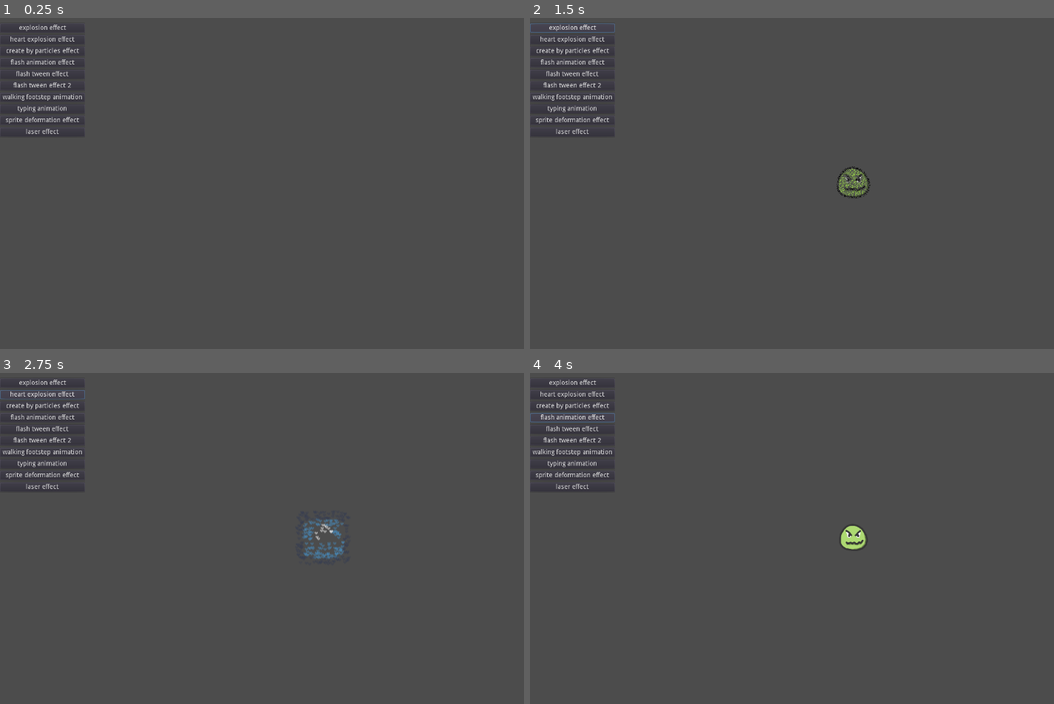
Above: before the commit, frames 1-4 (two rows, left to right).
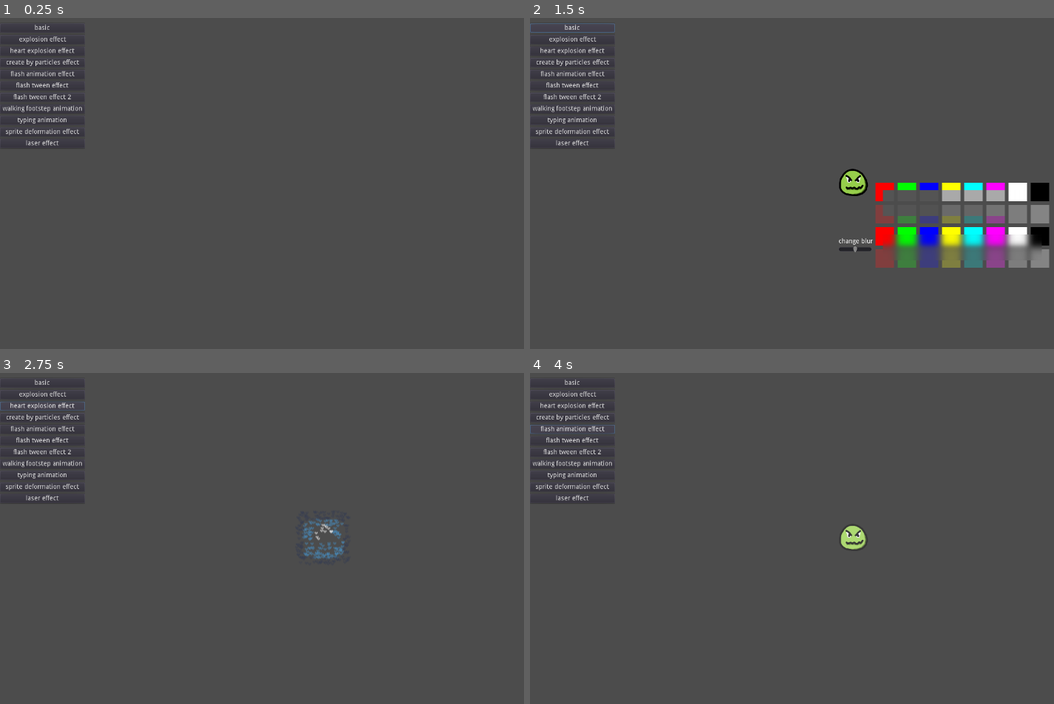
Above: after the commit, the same moments.

Repository: jttuboi/godot_projects_for_studies
Game: Godot game, scene res://World.tscn
Same seed, same stepped clock (60 frames per second), same inputs: the game is played once before the commit and once after it. The engine's default icon, where the game draws it, is replaced by a stand-in: a white triangle on a blue panel in a dark square.
Inputs (mouse positions are in pixels of both pictures, inside the frame that each line leads up to):
- Up to frame 1 (0.25 s): no input
- Up to frame 2 (1.5 s): click "explosion effect" at 0.5 s; click (571, 27) at 1.25 s, where only the run after the commit has a clickable "basic"
- Up to frame 3 (2.75 s): click "heart explosion effect" at 2 s
- Up to frame 4 (4 s): click "create by particles effect" at 2.75 s; click "flash animation effect" at 3.5 s

The runs differ from the first frame. In frame 1, 1.2% of the frame differs, in the area x 0-16%, y 2-39%; in frame 2, 7.9%, in the area x 0-100%, y 2-76%; in frame 3, 1.3%; in frame 4, 1.3%.

Commit message:
add some basic shader knowledge

Diff:
--- a/playground/World.gd
+++ b/playground/World.gd
@@ -1,7 +1,11 @@
 extends Node
 
 
-
+## https://kidscancode.org/godot_recipes/shaders/
+func _on_Basic_pressed():
+	_clear_container()
+	var scene = preload("res://basic/basic.tscn").instance()
+	_add_container(scene)
 
 
 ## https://www.youtube.com/watch?v=D7XSL0zBOwI
--- a/playground/World.tscn
+++ b/playground/World.tscn
@@ -35,70 +35,79 @@
 margin_bottom = 10.0
 rect_min_size = Vector2( 0, 10 )
 
-[node name="ExplosionEffect" type="Button" parent="Menu/_/_"]
+[node name="Basic" type="Button" parent="Menu/_/_"]
 margin_top = 15.0
 margin_right = 184.0
 margin_bottom = 35.0
+text = "basic"
+__meta__ = {
+"_edit_use_anchors_": false
+}
+
+[node name="ExplosionEffect" type="Button" parent="Menu/_/_"]
+margin_top = 40.0
+margin_right = 184.0
+margin_bottom = 60.0
 text = "explosion effect"
 
 [node name="HeartExplosionEffect" type="Button" parent="Menu/_/_"]
-margin_top = 40.0
+margin_top = 65.0
 margin_right = 184.0
-margin_bottom = 60.0
+margin_bottom = 85.0
 text = "heart explosion effect"
 
 [node name="CreationByParticlesEffect" type="Button" parent="Menu/_/_"]
-margin_top = 65.0
+margin_top = 90.0
 margin_right = 184.0
-margin_bottom = 85.0
+margin_bottom = 110.0
 text = "create by particles effect"
 
 [node name="FlashAnimationEffect" type="Button" parent="Menu/_/_"]
-margin_top = 90.0
+margin_top = 115.0
 margin_right = 184.0
-margin_bottom = 110.0
+margin_bottom = 135.0
 text = "flash animation effect"
 
 [node name="FlashTweenEffect" type="Button" parent="Menu/_/_"]
-margin_top = 115.0
+margin_top = 140.0
 margin_right = 184.0
-margin_bottom = 135.0
+margin_bottom = 160.0
 text = "flash tween effect"
 
 [node name="FlashTweenEffect2" type="Button" parent="Menu/_/_"]
-margin_top = 140.0
+margin_top = 165.0
 margin_right = 184.0
-margin_bottom = 160.0
+margin_bottom = 185.0
 text = "flash tween effect 2"
 
 [node name="WalkingFootstepAnimation" type="Button" parent="Menu/_/_"]
-margin_top = 165.0
+margin_top = 190.0
 margin_right = 184.0
-margin_bottom = 185.0
+margin_bottom = 210.0
 text = "walking footstep animation"
 
 [node name="TypingAnimation" type="Button" parent="Menu/_/_"]
-margin_top = 190.0
+margin_top = 215.0
 margin_right = 184.0
-margin_bottom = 210.0
+margin_bottom = 235.0
 text = "typing animation"
 
 [node name="SpriteDeformationEffect" type="Button" parent="Menu/_/_"]
-margin_top = 215.0
+margin_top = 240.0
 margin_right = 184.0
-margin_bottom = 235.0
+margin_bottom = 260.0
 text = "sprite deformation effect"
 
 [node name="LaserEffect" type="Button" parent="Menu/_/_"]
-margin_top = 240.0
+margin_top = 265.0
 margin_right = 184.0
-margin_bottom = 260.0
+margin_bottom = 285.0
 text = "laser effect"
 
 [node name="_2" type="Control" parent="Menu/_/_"]
-margin_top = 265.0
+margin_top = 290.0
 margin_right = 184.0
-margin_bottom = 275.0
+margin_bottom = 300.0
 rect_min_size = Vector2( 0, 10 )
 
 [node name="Container" type="Node2D" parent="."]
@@ -106,6 +115,7 @@
 [node name="ContainerCenter" type="Position2D" parent="."]
 position = Vector2( 700, 360 )
 
+[connection signal="pressed" from="Menu/_/_/Basic" to="." method="_on_Basic_pressed"]
 [connection signal="pressed" from="Menu/_/_/ExplosionEffect" to="." method="_on_ExplosionEffect_pressed"]
 [connection signal="pressed" from="Menu/_/_/HeartExplosionEffect" to="." method="_on_HeartExplosionEffect_pressed"]
 [connection signal="pressed" from="Menu/_/_/CreationByParticlesEffect" to="." method="_on_CreationByParticlesEffect_pressed"]
--- /dev/null
+++ b/playground/basic/basic.gd
@@ -0,0 +1,17 @@
+extends Node2D
+
+
+func _ready():
+	# to interact with shaders, you can use this
+	$Sprite.material.set_shader_param("radius", 0.5)
+	print($Sprite.material.get_shader_param("radius"))
+
+
+func _on_HSlider_value_changed(value: float):
+	$ApplyBlur/Control/ColorRect.material.set_shader_param("blur_amount", value)
+
+
+func _on_Basic_ready():
+	print("a")
+	$ApplyGreyscale/ColorRect.rect_position = position + Vector2(64, 16)
+	$ApplyBlur/Control.rect_position = position + Vector2(64, 112)
--- /dev/null
+++ b/playground/basic/basic.shader
@@ -0,0 +1,60 @@
+shader_type canvas_item;
+
+// THE VARIABLE IS SHOWING ON INSPECTOR OF PROPERTIES OF SHADER IN shader_param
+uniform float distanceBetween;
+// THE HINT_RANGE GIVES LIMIT FOR VARIABLE
+uniform float radius: hint_range(0, 1);
+
+// FRAGMENT AFFECT THE COLOR OF PIXELS
+void fragment() {
+//	//    R    G    B    A   -> COLOR
+//	vec4(1.0, 0.0, 0.0, 1.0);
+
+//	// ALL PIXELS OF SPRITE WILL SET TO RED COLOR
+//	COLOR = vec4(1.0, 0.0, 0.0, 1.0); // red color
+
+//	// UV ARE PIXELS COORDINATES NORMALIZED WITH VALUES (0,0) TOP-LEFT AND (1,1) BOTTOM-RIGHT
+//	// UV.x IN LEFT SIDE is = 0, SO COLOR IS vec4(0.0, 0.0, 0.0, 1.0)
+//	// UV.x IN RIGHT SIDE is = 1, SO COLOR IS vec4(1.0, 0.0, 0.0, 1.0)
+//	COLOR = vec4(UV.x, 0.0, 0.0, 1.0);
+
+//	// UV.x IN LEFT SIDE is = 0, SO COLOR IS vec4(0.0, 0.0, 0.0, 1.0) BLACK
+//	// UV.x IN RIGHT SIDE is = 1, SO COLOR IS vec4(1.0, 0.0, 0.0, 1.0) RED
+//	// (1.0 - UV.y) IN TOP SIDE is = 1, SO COLOR IS vec4(0.0, 1.0, 0.0, 1.0) GREEN
+//	// (1.0 - UV.y) IN BOTTOM SIDE is = 0, SO COLOR IS vec4(0.0, 0.0, 0.0, 1.0) BLACK
+//	// (1.0 - UV.y) IN TOP SIDE is = 1, SO COLOR IS vec4(0.0, 0.0, 0.5, 1.0) DARK BLUE
+//	// MIXING THESE COLORS, WILL RESULT COLORED RECTANGLE
+//	COLOR = vec4(UV.x, 1.0 - UV.y, 0.5, 1.0);
+
+//	// TEXTURE GETS THE PIXELS OF SPRITE TEXTURE AND ADD THE COLOR BASED ON UV COORDINATES
+//	// ONE CHANNEL OF COLOR CAN BE MODIFY DIRECTLY
+//	COLOR = texture(TEXTURE, UV);
+//	COLOR.a = 1.0 - UV.y;
+
+//	// TIME IS A FLOAT CHANGING IN SECONDS
+//	COLOR = texture(TEXTURE, UV);
+//	COLOR.a = abs(sin(TIME * 0.5)); // IT'S USING SIN() TO CONTROL THE FADE EFFECT
+//	COLOR.a = max(0.0, UV.x - abs(sin(TIME))); // MAX IS USED TO ALWAYS BE POSITIVE and UV.x - abs(sin(TIME)) CONTROLS THE FADE EFFECT BY LEFT
+
+//	// GREYSCALE
+//	COLOR = texture(TEXTURE, UV);
+//	float avg = (COLOR.r + COLOR.g + COLOR.b) / 3.0;
+//	COLOR.rgb = vec3(avg);
+}
+
+// VERTEX CONTROLS ALL VERTEX OF TEXTURE
+// IT ALLOWS TO DEFORM AND SCALE THE TEXTURE
+// THE VALUE OF FOUR CORNERS OF TEXTURE
+// TOP-LFT (0, 0)   TOP-RGT (1, 0)
+// BTM-LFT (0, 1)   BTM-RGT (1, 1)
+void vertex() {
+//	// THE LEFT POSITIONS ARE 0 (UX.x * 10 -> 0 * 10 = 0)
+//	// THE RIGHT POSITIONS ARE 10 (UX.x * 10 -> 1 * 10 = 10)
+//	// SO THE RESULT IS THE TEXTURE STRETCHED 10 PIXELS TO THE RIGHT
+//	VERTEX.x += UV.x * 10.0;
+
+//	// THE Y COORDINATES IS TOP OR BOTTOM, SO THE TIME AND SIN() CAN GIVE THE EFFECT OF MOVEMENT
+//	// THE UV.x GIVES THE 0 VALUE TO VERTEX.y AND LEFT DON'T MOVE
+//	// THE UX.y GIVES VALUES BETWEEN -1 .. 1 AND MULTIPLY TO 10 MOVES THE RIGHT UP AND DOWN
+//	VERTEX.y += sin(UV.x * TIME) * 10.0;
+}
--- /dev/null
+++ b/playground/basic/basic.tscn
@@ -0,0 +1,401 @@
+[gd_scene load_steps=9 format=2]
+
+[ext_resource path="res://basic/basic.gd" type="Script" id=1]
+[ext_resource path="res://shared/dummy.png" type="Texture" id=2]
+[ext_resource path="res://basic/basic.shader" type="Shader" id=3]
+[ext_resource path="res://basic/greyscale_for_screen.shader" type="Shader" id=4]
+[ext_resource path="res://basic/blur_effect_for_screen.shader" type="Shader" id=5]
+
+[sub_resource type="ShaderMaterial" id=2]
+shader = ExtResource( 3 )
+shader_param/distanceBetween = null
+shader_param/radius = null
+
+[sub_resource type="ShaderMaterial" id=4]
+shader = ExtResource( 4 )
+
+[sub_resource type="ShaderMaterial" id=6]
+shader = ExtResource( 5 )
+shader_param/blur_amount = 2.5
+
+[node name="Basic" type="Node2D"]
+script = ExtResource( 1 )
+
+[node name="Sprite" type="Sprite" parent="."]
+material = SubResource( 2 )
+texture = ExtResource( 2 )
+
+[node name="ApplyGreyscale" type="CanvasLayer" parent="."]
+follow_viewport_enable = true
+
+[node name="ColorRect" type="ColorRect" parent="ApplyGreyscale"]
+material = SubResource( 4 )
+anchor_left = 0.05
+anchor_top = 0.022
+anchor_right = 0.319
+anchor_bottom = 0.1
+margin_top = 0.159999
+margin_right = -0.320007
+__meta__ = {
+"_edit_use_anchors_": false
+}
+
+[node name="ColorRect" type="ColorRect" parent="."]
+margin_left = 48.0
+margin_right = 88.0
+margin_bottom = 40.0
+color = Color( 1, 0, 0, 1 )
+__meta__ = {
+"_edit_use_anchors_": false
+}
+
+[node name="ColorRect2" type="ColorRect" parent="."]
+margin_left = 96.0
+margin_right = 136.0
+margin_bottom = 40.0
+color = Color( 0, 1, 0, 1 )
+__meta__ = {
+"_edit_use_anchors_": false
+}
+
+[node name="ColorRect3" type="ColorRect" parent="."]
+margin_left = 144.0
+margin_right = 184.0
+margin_bottom = 40.0
+color = Color( 0, 0, 1, 1 )
+__meta__ = {
+"_edit_use_anchors_": false
+}
+
+[node name="ColorRect4" type="ColorRect" parent="."]
+margin_left = 192.0
+margin_right = 232.0
+margin_bottom = 40.0
+color = Color( 1, 1, 0, 1 )
+__meta__ = {
+"_edit_use_anchors_": false
+}
+
+[node name="ColorRect5" type="ColorRect" parent="."]
+margin_left = 240.0
+margin_right = 280.0
+margin_bottom = 40.0
+color = Color( 0, 1, 1, 1 )
+__meta__ = {
+"_edit_use_anchors_": false
+}
+
+[node name="ColorRect6" type="ColorRect" parent="."]
+margin_left = 288.0
+margin_right = 328.0
+margin_bottom = 40.0
+color = Color( 1, 0, 1, 1 )
+__meta__ = {
+"_edit_use_anchors_": false
+}
+
+[node name="ColorRect7" type="ColorRect" parent="."]
+margin_left = 336.0
+margin_right = 376.0
+margin_bottom = 40.0
+__meta__ = {
+"_edit_use_anchors_": false
+}
+
+[node name="ColorRect8" type="ColorRect" parent="."]
+margin_left = 384.0
+margin_right = 424.0
+margin_bottom = 40.0
+color = Color( 0, 0, 0, 1 )
+__meta__ = {
+"_edit_use_anchors_": false
+}
+
+[node name="ColorRect9" type="ColorRect" parent="."]
+margin_left = 48.0
+margin_top = 48.0
+margin_right = 88.0
+margin_bottom = 88.0
+color = Color( 0.509804, 0.247059, 0.247059, 1 )
+__meta__ = {
+"_edit_use_anchors_": false
+}
+
+[node name="ColorRect10" type="ColorRect" parent="."]
+margin_left = 96.0
+margin_top = 48.0
+margin_right = 136.0
+margin_bottom = 88.0
+color = Color( 0.247059, 0.498039, 0.247059, 1 )
+__meta__ = {
+"_edit_use_anchors_": false
+}
+
+[node name="ColorRect11" type="ColorRect" parent="."]
+margin_left = 144.0
+margin_top = 48.0
+margin_right = 184.0
+margin_bottom = 88.0
+color = Color( 0.243137, 0.243137, 0.490196, 1 )
+__meta__ = {
+"_edit_use_anchors_": false
+}
+
+[node name="ColorRect12" type="ColorRect" parent="."]
+margin_left = 192.0
+margin_top = 48.0
+margin_right = 232.0
+margin_bottom = 88.0
+color = Color( 0.501961, 0.501961, 0.254902, 1 )
+__meta__ = {
+"_edit_use_anchors_": false
+}
+
+[node name="ColorRect13" type="ColorRect" parent="."]
+margin_left = 240.0
+margin_top = 48.0
+margin_right = 280.0
+margin_bottom = 88.0
+color = Color( 0.239216, 0.478431, 0.478431, 1 )
+__meta__ = {
+"_edit_use_anchors_": false
+}
+
+[node name="ColorRect14" type="ColorRect" parent="."]
+margin_left = 288.0
+margin_top = 48.0
+margin_right = 328.0
+margin_bottom = 88.0
+color = Color( 0.545098, 0.270588, 0.545098, 1 )
+__meta__ = {
+"_edit_use_anchors_": false
+}
+
+[node name="ColorRect15" type="ColorRect" parent="."]
+margin_left = 336.0
+margin_top = 48.0
+margin_right = 376.0
+margin_bottom = 88.0
+color = Color( 0.494118, 0.494118, 0.494118, 1 )
+__meta__ = {
+"_edit_use_anchors_": false
+}
+
+[node name="ColorRect16" type="ColorRect" parent="."]
+margin_left = 384.0
+margin_top = 48.0
+margin_right = 424.0
+margin_bottom = 88.0
+color = Color( 0.521569, 0.521569, 0.521569, 1 )
+__meta__ = {
+"_edit_use_anchors_": false
+}
+
+[node name="ApplyBlur" type="CanvasLayer" parent="."]
+follow_viewport_enable = true
+
+[node name="Control" type="Control" parent="ApplyBlur"]
+margin_left = 64.0
+margin_top = 112.0
+margin_right = 104.0
+margin_bottom = 152.0
+__meta__ = {
+"_edit_use_anchors_": false
+}
+
+[node name="ColorRect" type="ColorRect" parent="ApplyBlur/Control"]
+material = SubResource( 6 )
+anchor_left = 0.05
+anchor_top = 0.022
+anchor_right = 8.6
+anchor_bottom = 1.4
+margin_left = -2.0
+margin_top = -0.88
+margin_bottom = -3.8147e-06
+__meta__ = {
+"_edit_use_anchors_": false
+}
+
+[node name="HSlider" type="HSlider" parent="ApplyBlur/Control"]
+margin_left = -96.0
+margin_top = 24.0
+margin_right = -24.0
+margin_bottom = 40.0
+max_value = 5.0
+step = 0.01
+value = 2.5
+__meta__ = {
+"_edit_use_anchors_": false
+}
+
+[node name="Label" type="Label" parent="ApplyBlur/Control"]
+margin_left = -96.0
+margin_top = 8.0
+margin_right = -22.0
+margin_bottom = 22.0
+text = "change blur"
+__meta__ = {
+"_edit_use_anchors_": false
+}
+
+[node name="ColorRect17" type="ColorRect" parent="."]
+margin_left = 48.0
+margin_top = 96.0
+margin_right = 88.0
+margin_bottom = 136.0
+color = Color( 1, 0, 0, 1 )
+__meta__ = {
+"_edit_use_anchors_": false
+}
+
+[node name="ColorRect18" type="ColorRect" parent="."]
+margin_left = 96.0
+margin_top = 96.0
+margin_right = 136.0
+margin_bottom = 136.0
+color = Color( 0, 1, 0, 1 )
+__meta__ = {
+"_edit_use_anchors_": false
+}
+
+[node name="ColorRect19" type="ColorRect" parent="."]
+margin_left = 144.0
+margin_top = 96.0
+margin_right = 184.0
+margin_bottom = 136.0
+color = Color( 0, 0, 1, 1 )
+__meta__ = {
+"_edit_use_anchors_": false
+}
+
+[node name="ColorRect20" type="ColorRect" parent="."]
+margin_left = 192.0
+margin_top = 96.0
+margin_right = 232.0
+margin_bottom = 136.0
+color = Color( 1, 1, 0, 1 )
+__meta__ = {
+"_edit_use_anchors_": false
+}
+
+[node name="ColorRect21" type="ColorRect" parent="."]
+margin_left = 240.0
+margin_top = 96.0
+margin_right = 280.0
+margin_bottom = 136.0
+color = Color( 0, 1, 1, 1 )
+__meta__ = {
+"_edit_use_anchors_": false
+}
+
+[node name="ColorRect22" type="ColorRect" parent="."]
+margin_left = 288.0
+margin_top = 96.0
+margin_right = 328.0
+margin_bottom = 136.0
+color = Color( 1, 0, 1, 1 )
+__meta__ = {
+"_edit_use_anchors_": false
+}
+
+[node name="ColorRect23" type="ColorRect" parent="."]
+margin_left = 336.0
+margin_top = 96.0
+margin_right = 376.0
+margin_bottom = 136.0
+__meta__ = {
+"_edit_use_anchors_": false
+}
+
+[node name="ColorRect24" type="ColorRect" parent="."]
+margin_left = 384.0
+margin_top = 96.0
+margin_right = 424.0
+margin_bottom = 136.0
+color = Color( 0, 0, 0, 1 )
+__meta__ = {
+"_edit_use_anchors_": false
+}
+
+[node name="ColorRect25" type="ColorRect" parent="."]
+margin_left = 48.0
+margin_top = 144.0
+margin_right = 88.0
+margin_bottom = 184.0
+color = Color( 0.509804, 0.247059, 0.247059, 1 )
+__meta__ = {
+"_edit_use_anchors_": false
+}
+
+[node name="ColorRect26" type="ColorRect" parent="."]
+margin_left = 96.0
+margin_top = 144.0
+margin_right = 136.0
+margin_bottom = 184.0
+color = Color( 0.247059, 0.498039, 0.247059, 1 )
+__meta__ = {
+"_edit_use_anchors_": false
+}
+
+[node name="ColorRect27" type="ColorRect" parent="."]
+margin_left = 144.0
+margin_top = 144.0
+margin_right = 184.0
+margin_bottom = 184.0
+color = Color( 0.243137, 0.243137, 0.490196, 1 )
+__meta__ = {
+"_edit_use_anchors_": false
+}
+
+[node name="ColorRect28" type="ColorRect" parent="."]
+margin_left = 192.0
+margin_top = 144.0
+margin_right = 232.0
+margin_bottom = 184.0
+color = Color( 0.501961, 0.501961, 0.254902, 1 )
+__meta__ = {
+"_edit_use_anchors_": false
+}
+
+[node name="ColorRect29" type="ColorRect" parent="."]
+margin_left = 240.0
+margin_top = 144.0
+margin_right = 280.0
+margin_bottom = 184.0
+color = Color( 0.239216, 0.478431, 0.478431, 1 )
+__meta__ = {
+"_edit_use_anchors_": false
+}
+
+[node name="ColorRect30" type="ColorRect" parent="."]
+margin_left = 288.0
+margin_top = 144.0
+margin_right = 328.0
+margin_bottom = 184.0
+color = Color( 0.545098, 0.270588, 0.545098, 1 )
+__meta__ = {
+"_edit_use_anchors_": false
+}
+
+[node name="ColorRect31" type="ColorRect" parent="."]
+margin_left = 336.0
+margin_top = 144.0
+margin_right = 376.0
+margin_bottom = 184.0
+color = Color( 0.494118, 0.494118, 0.494118, 1 )
+__meta__ = {
+"_edit_use_anchors_": false
+}
+
+[node name="ColorRect32" type="ColorRect" parent="."]
+margin_left = 384.0
+margin_top = 144.0
+margin_right = 424.0
+margin_bottom = 184.0
+color = Color( 0.521569, 0.521569, 0.521569, 1 )
+__meta__ = {
+"_edit_use_anchors_": false
+}
+
+[connection signal="ready" from="." to="." method="_on_Basic_ready"]
+[connection signal="value_changed" from="ApplyBlur/Control/HSlider" to="." method="_on_HSlider_value_changed"]
--- /dev/null
+++ b/playground/basic/blur_effect_for_screen.shader
@@ -0,0 +1,7 @@
+shader_type canvas_item;
+
+uniform float blur_amount: hint_range(0, 5) = 2.5;
+
+void fragment() {
+	COLOR = textureLod(SCREEN_TEXTURE, SCREEN_UV, blur_amount);
+}
--- /dev/null
+++ b/playground/basic/greyscale_for_screen.shader
@@ -0,0 +1,9 @@
+shader_type canvas_item;
+
+void fragment() {
+	// SCREEN_TEXTURE/SCREEN_UV GETS INFORMATION OF PIXELS COLOR FROM SCREEN
+	// AVG TRANSFORM THE PIXELS COLORS FROM SCREEN IN GREYSCALE
+	COLOR = texture(SCREEN_TEXTURE, SCREEN_UV);
+	float avg = (COLOR.r + COLOR.g + COLOR.b) / 3.0;
+	COLOR.rgb = vec3(avg);
+}
